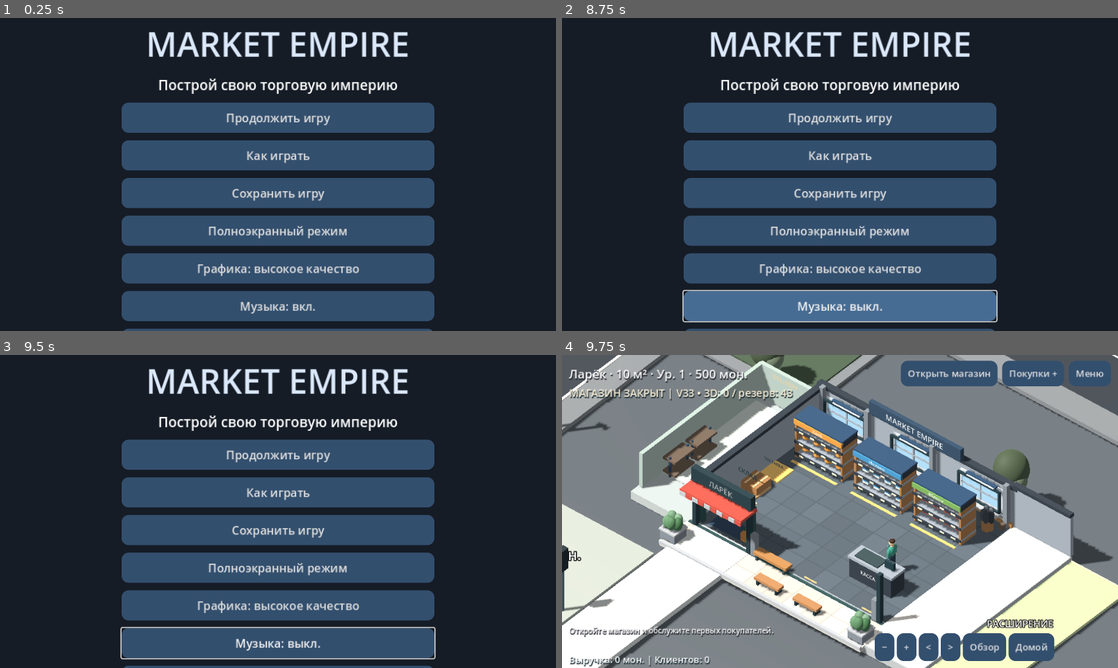
Above: before the commit, frames 1-4 (two rows, left to right).
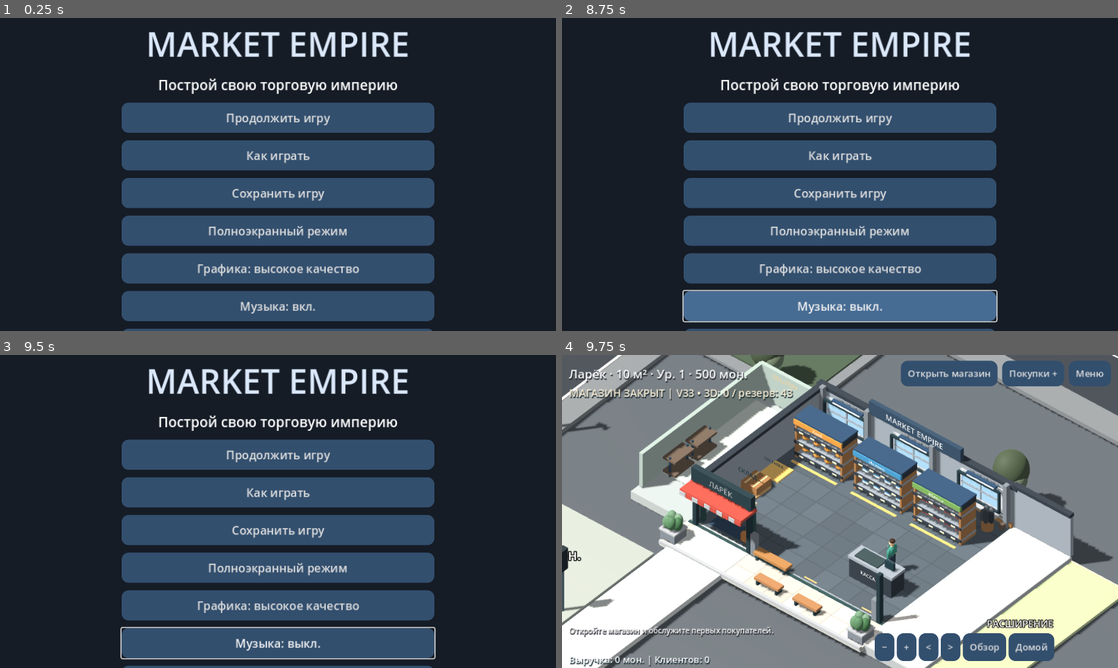
Above: after the commit, the same moments.

Repository: Denis-create-boop/mobile_game
Game: Godot game, scene res://main.tscn
The game is run twice, just before and just after one commit, with the same random seed, the same clock (stepped at 60 frames per second) and the same inputs.
Inputs:
- Up to frame 1 (0.25 s): no input
- Up to frame 2 (8.75 s): click "Меню" at 0.5 s; click "Как играть" at 1.25 s; click "Как играть" at 2 s; click "OK" at 2.75 s; click "Открыть магазин" at 3.5 s; click "Покупки +" at 4.25 s; click "−" at 5 s; click "+" at 5.75 s; click "<" at 6.5 s; click ">" at 7.25 s; click "Обзор" at 8 s
- Up to frame 3 (9.5 s): click "Домой" at 8.75 s
- Up to frame 4 (9.75 s): click "Продолжить игру" at 9.5 s

Frames 1-3 are identical in both runs. In frame 4, 1.2% of the frame differs, in the area x 0-100%, y 0-100%.

Commit message:
Restore known-good WebGL settings and browser environment; save asset caches before visual tests

Diff:
--- a/store_visual.gd
+++ b/store_visual.gd
@@ -80,7 +80,7 @@
 	viewport = SubViewport.new()
 	viewport.size = Vector2i(960,640)
 	viewport.own_world_3d = true
-	viewport.msaa_3d = Viewport.MSAA_DISABLED
+	viewport.msaa_3d = Viewport.MSAA_2X
 	viewport.render_target_update_mode = SubViewport.UPDATE_ALWAYS
 	add_child(viewport)
 	render_surface=TextureRect.new()
@@ -180,7 +180,6 @@
 	var target=focus
 	var distance: float=maxf(1.0,camera.size/14.0)
 	camera.look_at_from_position(target+Vector3(sin(orbit)*17,14,cos(orbit)*17)*distance,target)
-	camera.current=true
 
 func pan_map(relative: Vector2):
 	if camera==null or size.y<2:
@@ -800,7 +799,7 @@
 
 func toggle_quality():
 	quality_high=not quality_high
-	viewport.msaa_3d=Viewport.MSAA_DISABLED
+	viewport.msaa_3d=Viewport.MSAA_2X if quality_high else Viewport.MSAA_DISABLED
 	scene_light.shadow_enabled=quality_high
 	update_render_resolution()
 
@@ -1175,11 +1174,11 @@
 	var screen_size: Vector2=size*transform_scale
 	var scale_factor: float=1.0 if quality_high else 0.8
 	var target: Vector2=screen_size*scale_factor
-	var limit: float=1440.0 if quality_high else 960.0
+	var limit: float=1920.0 if quality_high else 1280.0
 	if maxf(target.x,target.y)>limit:
 		target*=limit/maxf(target.x,target.y)
 	var wanted=Vector2i(maxi(2,roundi(target.x)),maxi(2,roundi(target.y)))
-	if render_size.x<2 or render_size.y<2 or absi(wanted.x-render_size.x)>48 or absi(wanted.y-render_size.y)>48:
+	if wanted!=render_size:
 		render_size=wanted
 		viewport.size=wanted
 
